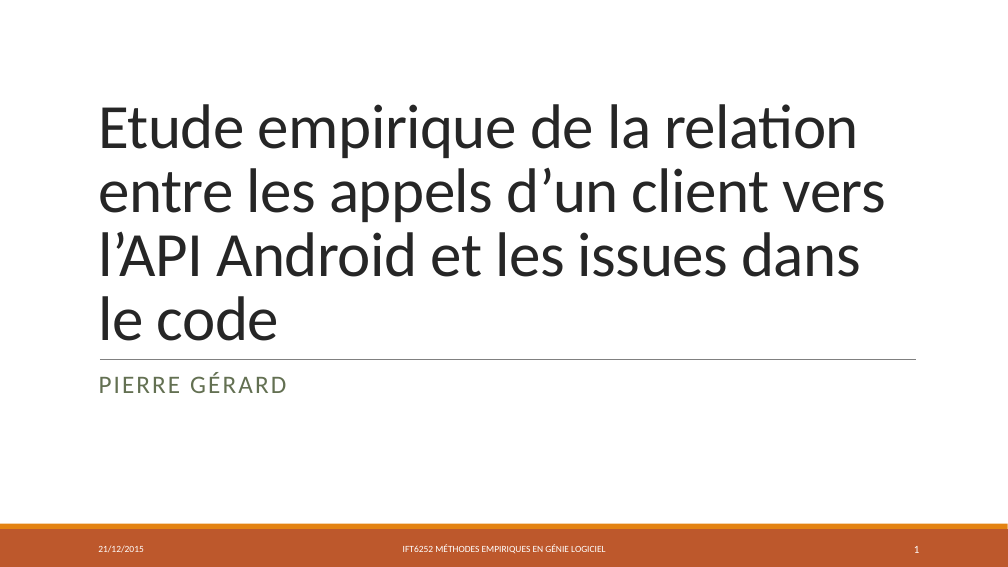
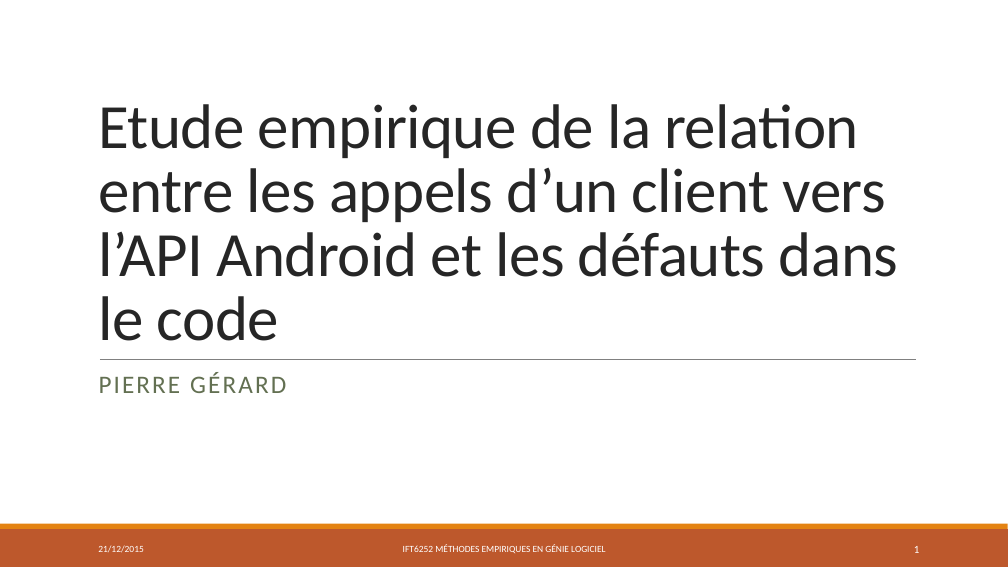
Before and after one commit to PierreGe/Android-defect-study, a slide deck: slide 1 of rapport/presentation/final.pptx. Drawn at 1008x567 pixels with LibreOffice and Linux fonts; fonts in the diff are those of the drawing. Boxes give left, top, right and bottom in pixels: in the first picture for what was removed or moved away, otherwise in the second. Text is boxed around its words. In the diff, an @@ line names an element or a change of style, - is before the commit and + after.

```diff
--- a/rapport/presentation/final.pptx
+++ b/rapport/presentation/final.pptx
@@ title at (x1=98, y1=104, x2=898, y2=341): text changed @@
-Etude empirique de la relation entre les appels d’un client vers l’API Android et les issues dans le code
+Etude empirique de la relation entre les appels d’un client vers l’API Android et les défauts dans le code
```
Also in this commit, not shown: 13 other slides changed, 1 other file.
